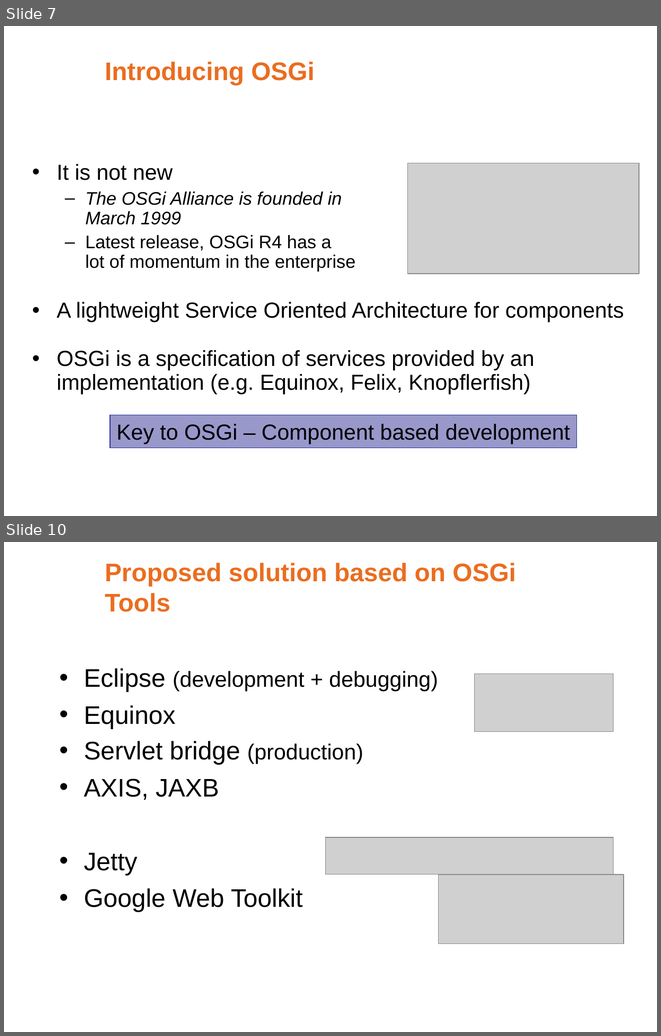
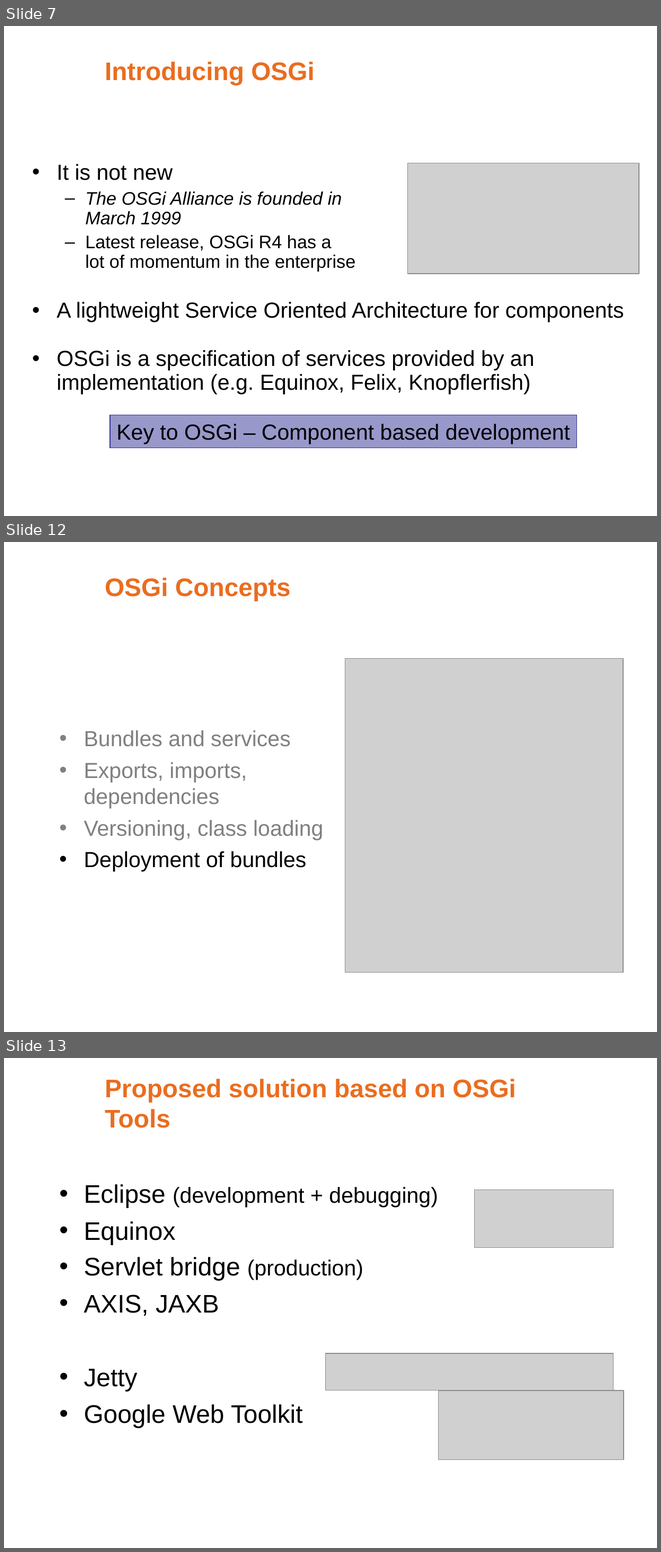
Before and after one commit to noushadali/osgi-samples, a slide deck: congress-registration/documentation/Webservice versioning using osgi.ppt. Shown one above the other, each under a label of ours: slides 7 and 10 before the commit, slides 7, 12 and 13 after it; the slides between them are not shown. The pictures are 661x1036 and 661x1552 pixels, drawn with LibreOffice and Linux fonts; fonts in the diff are those of the drawing; grey boxes stand for pictures; background and template pictures are left out. Boxes give left, top, right and bottom in pixels: in the first picture for what was removed or moved away, otherwise in the second. Text is boxed around its words. In the diff, an @@ line names an element or a change of style, - is before the commit and + after.

```diff
--- a/congress-registration/documentation/Webservice versioning using osgi.ppt
+++ b/congress-registration/documentation/Webservice versioning using osgi.ppt
@@ slide 12 added at (4, 542, 657, 1032), background #FFFFFF @@
@@ title added at (105, 578, 291, 601), 28 pt, text #EA6D1F, bold @@
+OSGi Concepts
@@ picture added at (345, 658, 624, 972) @@
@@ text added at (84, 730, 323, 872), 24 pt, text #808080 @@
+• Bundles and services
+• Exports, imports, dependencies
+• Versioning, class loading
+• Deployment of bundles
@@ what was slide 10 is now slide 13 @@
```
Also in this commit, not shown: 1 slide changed, 3 other slides added, 1 slide removed, 6 other files.
